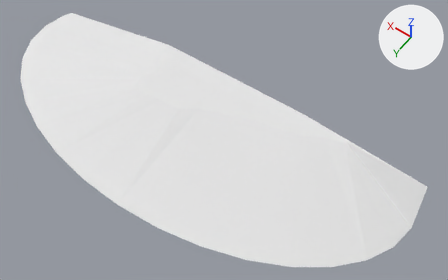
Two versions of the OBJ model assets/terrain/terrain_wooded_hill/terrain_wooded_hill_126/terrain_wooded_hill_126.obj, one commit apart.
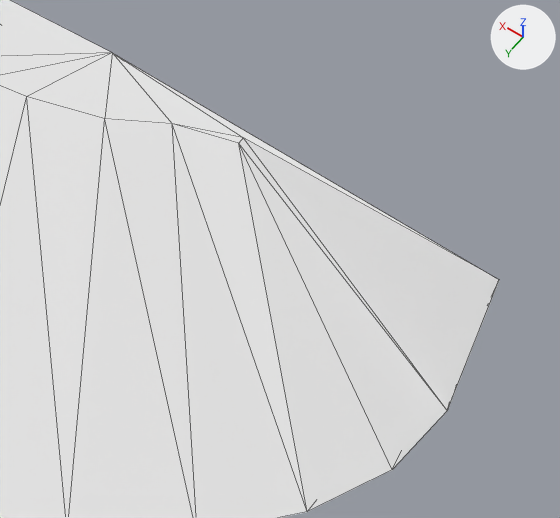
Each version appears first whole from a camera (50 mm lens) standing at (-6.47, 7.52, 12.26) and looking at (-0.94, -0.21, 0.11), and next in a close-up on the part from 60% to 100% of the width and 35% to 94% of the height. Every picture has the same lights, and +X, +Y and +Z are marked at upper right. The close-ups show mesh edges as thin lines. Where no turn or scale is listed for an object, it has been applied to the vertices.

Script lines for the objects in view, before the commit:
```python
me_terrain_wooded_hill__126_001_cylinder_001 = bpy.data.meshes.new('terrain_Wooded_Hill_#126.001_Cylinder.001')
me_terrain_wooded_hill__126_001_cylinder_001.from_pydata(...)  # 42 vertices, 80 faces; spans x -5.78..6.03, y -1.72..2.61, z -0.22..0.57
me_terrain_wooded_hill__126_001_cylinder_001.materials.append(mat_none)  # white #e7e7e7
ob_terrain_wooded_hill__126_001_cylinder_001 = bpy.data.objects.new('terrain_Wooded_Hill_#126.001_Cylinder.001', me_terrain_wooded_hill__126_001_cylinder_001)
ob_terrain_wooded_hill__126_001_cylinder_001.location = (0.0, 0.0, 0.0)
```
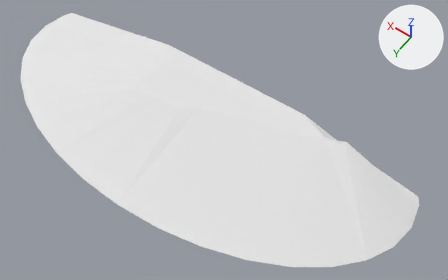
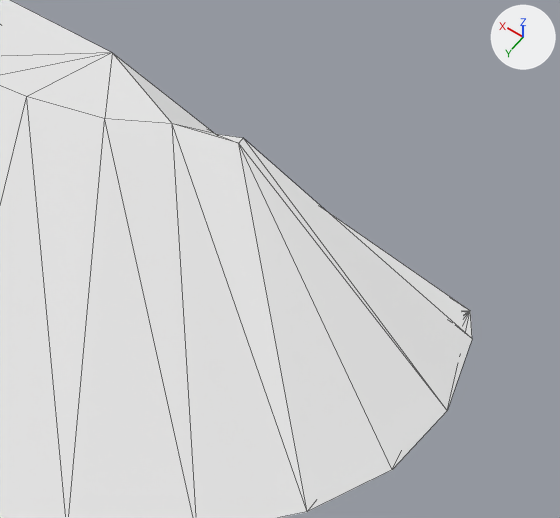
Boxes [x1, y1, x2, y2] around the edits, measured in the close-ups (560 x 518 px; the box of a moved part takes in the faces that stretch with it):
'terrain_Wooded_Hill_#126.001_Cylinder.001', reshaped
    before: [0, 0, 499, 518]
    after: [0, 0, 472, 518]
part 1 of me_terrain_wooded_hill__126_001_cylinder_001, moved or reshaped
    before: [113, 53, 499, 411]
    after: [114, 54, 472, 338]

Edits to the bpy script that builds the scene:
```text
Change me_terrain_wooded_hill__126_001_cylinder_001:
    where me_terrain_wooded_hill__126_001_cylinder_001.from_pydata(...)  # 42 vertices, 80 faces; spans x -5.78..6.03, y -1.72..2.61, z -0.22..0.57
    used by ob_terrain_wooded_hill__126_001_cylinder_001; location = (0.0, 0.0, 0.0)
    me_terrain_wooded_hill__126_001_cylinder_001 part 1
    me_terrain_wooded_hill__126_001_cylinder_001.vertices[20].co: (-5.67, -1.5, 0.57) -> (-3.31, -1.66, 0.34)  # pixel (499, 279) -> pixel (215, 133)
```
